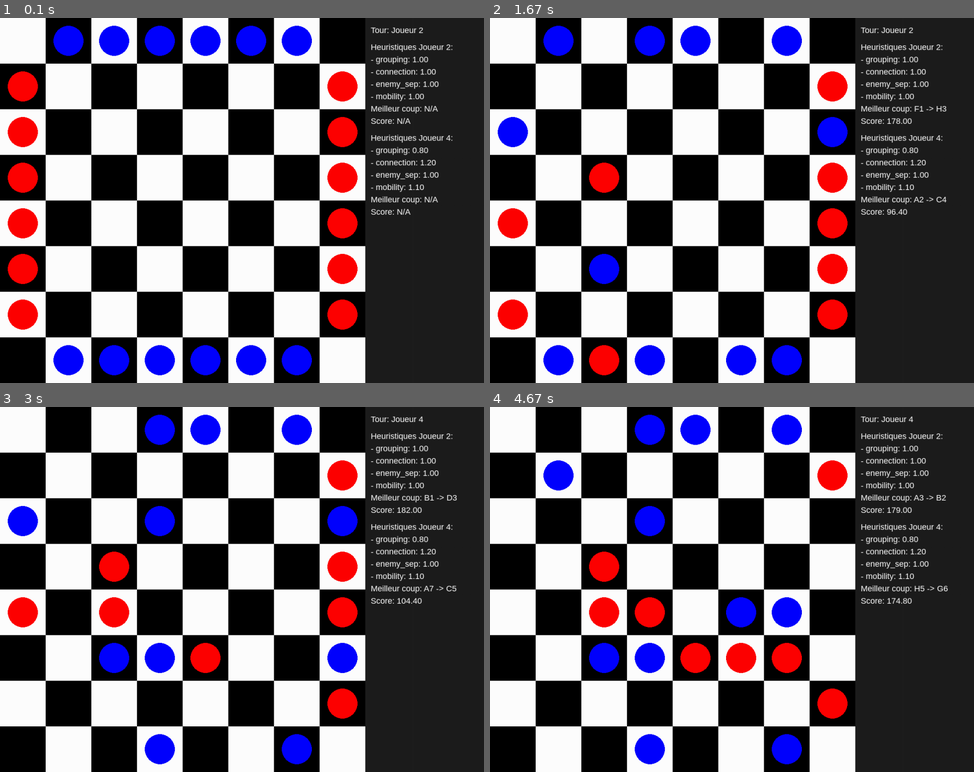
Above: before the commit, frames 1-4 (two rows, left to right).
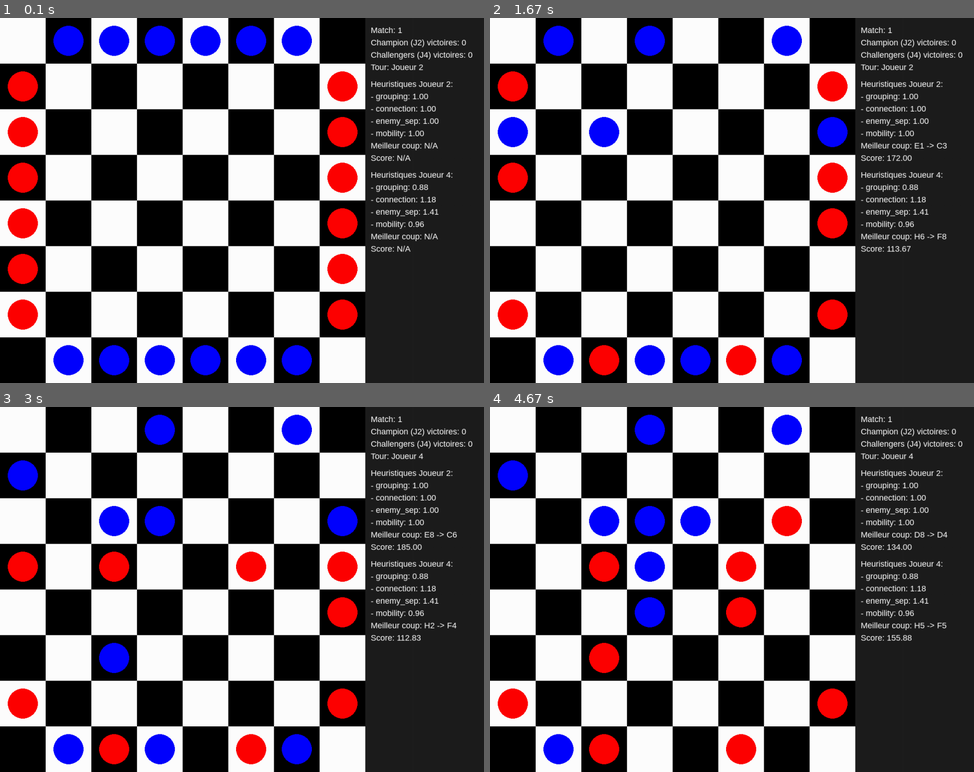
Above: after the commit, the same moments.

Repository: sidramon/LOA-ML
Game: pygame game, started from src/preview_pygame.py
Same seed, same stepped clock (60 frames per second), same inputs: the game is played once before the commit and once after it.
Inputs:
- Up to frame 1 (0.1 s): no input
- Up to frame 2 (1.67 s): no input
- Up to frame 3 (3 s): no input
- Up to frame 4 (4.67 s): no input

The runs differ from the first frame. In frame 1, 2.9% of the frame differs, in the area x 76-98%, y 2-65%; in frame 2, 7.1%; in frame 3, 9.6%; in frame 4, 13%, in the area x 1-98%, y 2-98%.

Commit message:
Automate continuous champion preview matches

Diff:
--- a/src/preview_pygame.py
+++ b/src/preview_pygame.py
@@ -1,6 +1,7 @@
 import pygame
 from board import Board
 from cpu import CPUPlayer
+from optimization import perturb
 
 # Constants
 GRID_SIZE = 100
@@ -10,6 +11,8 @@
 SCREEN_HEIGHT = BOARD_PIXELS
 FPS = 30
 MOVE_INTERVAL_MS = 250
+RESTART_DELAY_MS = 800
+PERTURBATION_SIGMA = 0.35
 
 # Colors
 WHITE = (255, 255, 255)
@@ -41,7 +44,18 @@
     return f"{chr(move.fc + ord('A'))}{move.fr + 1} -> {chr(move.tc + ord('A'))}{move.tr + 1}"
 
 
-def draw_sidebar(screen, board, player2, player4, current_player, game_over, font):
+def draw_sidebar(
+    screen,
+    board,
+    player2,
+    player4,
+    current_player,
+    game_over,
+    font,
+    match_index,
+    champion_wins,
+    challenger_wins,
+):
     sidebar_rect = pygame.Rect(BOARD_PIXELS, 0, SIDEBAR_WIDTH, SCREEN_HEIGHT)
     pygame.draw.rect(screen, SIDEBAR_BG, sidebar_rect)
 
@@ -51,6 +65,10 @@
         return y_offset + surf.get_height() + 6
 
     y = 16
+    y = blit_line(f"Match: {match_index}", y)
+    y = blit_line(f"Champion (J2) victoires: {champion_wins}", y)
+    y = blit_line(f"Challengers (J4) victoires: {challenger_wins}", y)
+
     if game_over:
         winner = board.get_winner()
         status = "Jeu terminé"
@@ -85,30 +103,31 @@
     clock = pygame.time.Clock()
     font = pygame.font.SysFont("arial", 18)
 
-    board = Board()  # Initialize the game board
-    player2 = CPUPlayer(
-        2,
-        {
-            "grouping": 1.0,
-            "connection": 1.0,
-            "enemy_sep": 1.0,
-            "mobility": 1.0,
-        },
-    )
-    player4 = CPUPlayer(
-        4,
-        {
-            "grouping": 0.8,
-            "connection": 1.2,
-            "enemy_sep": 1.0,
-            "mobility": 1.1,
-        },
-    )
+    best_weights = {
+        "grouping": 1.0,
+        "connection": 1.0,
+        "enemy_sep": 1.0,
+        "mobility": 1.0,
+    }
+
+    def new_match(champion_weights, challenger_weights):
+        board = Board()  # Initialize the game board
+        player2 = CPUPlayer(2, champion_weights)
+        player4 = CPUPlayer(4, challenger_weights)
+        return board, player2, player4
+
+    challenger_weights = perturb(best_weights, PERTURBATION_SIGMA)
+    board, player2, player4 = new_match(best_weights, challenger_weights)
+
+    match_index = 1
+    champion_wins = 0
+    challenger_wins = 0
 
     current_player = 2
     last_move_time = 0
     running = True
     game_over = False
+    restart_at = None
 
     while running:
         for event in pygame.event.get():
@@ -122,7 +141,19 @@
             break
 
         now = pygame.time.get_ticks()
-        if not game_over and now - last_move_time >= MOVE_INTERVAL_MS:
+        if game_over:
+            if restart_at is None:
+                restart_at = now + RESTART_DELAY_MS
+            elif now >= restart_at:
+                challenger_weights = perturb(best_weights, PERTURBATION_SIGMA)
+                board, player2, player4 = new_match(best_weights, challenger_weights)
+                current_player = 2
+                match_index += 1
+                game_over = False
+                restart_at = None
+                last_move_time = now
+            # Skip move generation while waiting to restart
+        elif now - last_move_time >= MOVE_INTERVAL_MS:
             current_cpu = player2 if current_player == 2 else player4
             move = current_cpu.play(board, depth=2)
 
@@ -133,11 +164,32 @@
                 current_player = 4 if current_player == 2 else 2
                 if board.is_game_over():
                     game_over = True
+
+            if game_over:
+                winner = board.get_winner()
+                if winner == 2:
+                    champion_wins += 1
+                elif winner == 4:
+                    challenger_wins += 1
+                    best_weights = challenger_weights
+                restart_at = now + RESTART_DELAY_MS
+
             last_move_time = now
 
         screen.fill(BLACK)
         draw_board(screen, board)
-        draw_sidebar(screen, board, player2, player4, current_player, game_over, font)
+        draw_sidebar(
+            screen,
+            board,
+            player2,
+            player4,
+            current_player,
+            game_over,
+            font,
+            match_index,
+            champion_wins,
+            challenger_wins,
+        )
         pygame.display.flip()
         clock.tick(FPS)
 
